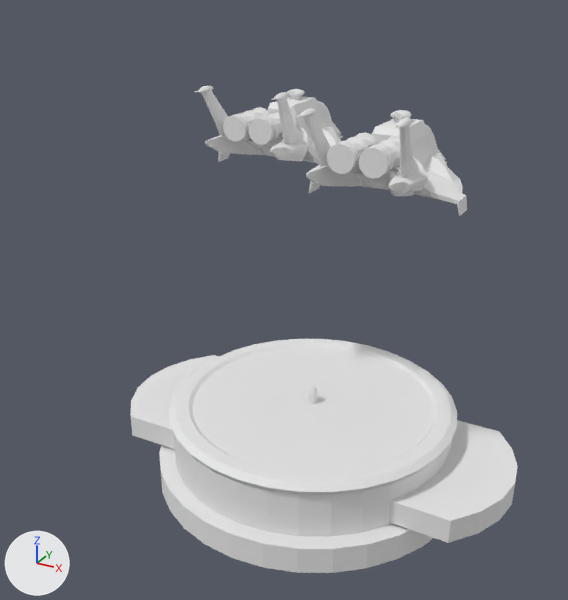
Two versions of the OBJ model SW_armada/assets/squadrons/colonial/raptor/mesh.obj, one commit apart.
Before and after are seen from a camera (50 mm lens) standing at (1.16, -2.33, 1.83) and looking at (-0.08, -0.08, 0.7). Arrows for +X, +Y and +Z are at lower left; the lights stay in place. Where no turn or scale is listed for an object, it has been applied to the vertices.

The first picture shows 'Base_-_Squad_-_Base_-_Unique_Ring_Flat_Torus.008_Base_-_Squad_-_Base_-_Unique_Ring_Flat_Torus.001', 'Base_-_Squad_-_Base_pCylinder2_0.002_Base_-_Squad_-_Base_pCylinder2_0.001', 'Base_-_Squad_-__Base_-_Mode.001_Plane.026_Base_-_Squad_-__Base_-_Mode.001_Plane.001', 'CN_Raptor.001_CN_Raptor.006', 'CN_Raptor.002_CN_Raptor.005'.
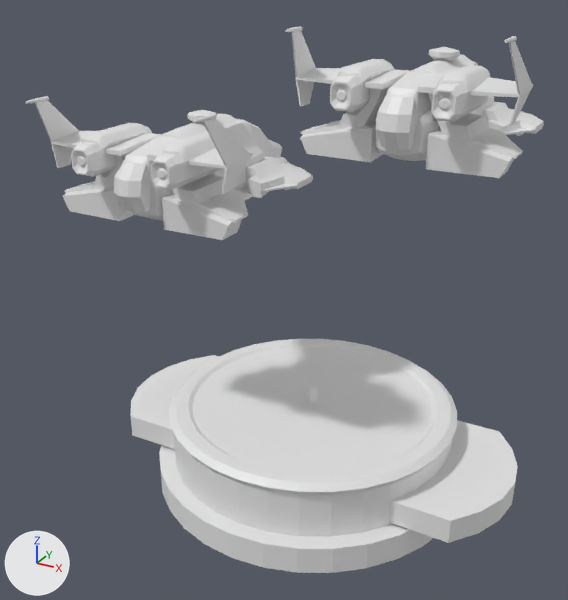
What differs and where, as boxes [x1, y1, x2, y2] in the pictures (568 x 600 px):
'HS_RAP_LOD2.001', added: after [25, 26, 544, 240]
'CN_Raptor.001_CN_Raptor.006', deleted: before [298, 109, 467, 216]
'CN_Raptor.002_CN_Raptor.005', deleted: before [195, 86, 343, 164]

Patch to the scene script:
```diff
--- a/SW_armada/assets/squadrons/colonial/raptor/mesh.obj.py
+++ b/SW_armada/assets/squadrons/colonial/raptor/mesh.obj.py
@@ me_hs_rap_lod2_001 @@
+me_hs_rap_lod2_001.from_pydata(...)  # 2022 vertices, 3856 faces; spans x -0.686..0.691, y -0.614..0.631, z 1.055..1.638
@@ ob_cn_raptor_001_cn_raptor_006 @@
-ob_cn_raptor_001_cn_raptor_006 = bpy.data.objects.new('CN_Raptor.001_CN_Raptor.006', me_cn_raptor_001_cn_raptor_006)
-ob_cn_raptor_001_cn_raptor_006.location = (0.0, 0.0, 0.0)
@@ ob_cn_raptor_002_cn_raptor_005 @@
-ob_cn_raptor_002_cn_raptor_005 = bpy.data.objects.new('CN_Raptor.002_CN_Raptor.005', me_cn_raptor_002_cn_raptor_005)
-ob_cn_raptor_002_cn_raptor_005.location = (0.0, 0.0, 0.0)
@@ ob_hs_rap_lod2_001 @@
+ob_hs_rap_lod2_001 = bpy.data.objects.new('HS_RAP_LOD2.001', me_hs_rap_lod2_001)
+ob_hs_rap_lod2_001.location = (0.0, 0.0, 0.0)
```
